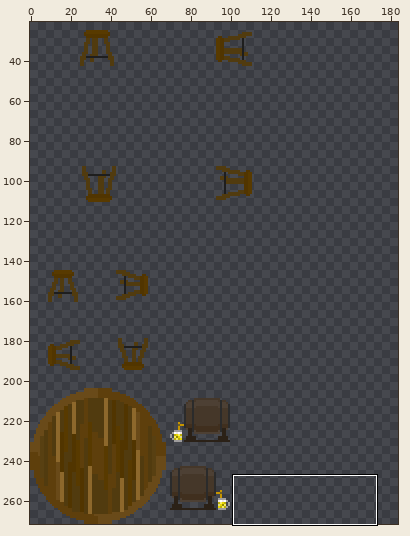
Two versions of one sprite sheet, Zapf_Uni_Greifswald/tilesets/Barausstattung.png. The first picture is a wide view before the edit; the outline marks the close-up.
Close-up. Before the edit:
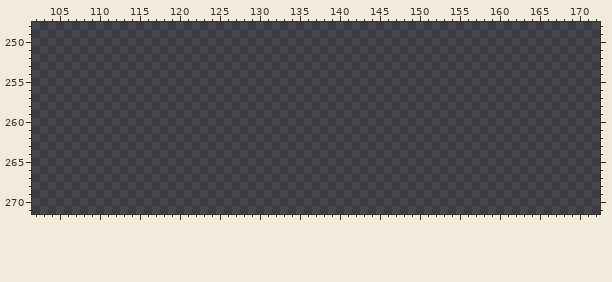
The file is 272x272 pixels. Colours within 5 levels of each other are drawn and written as one. Shown: x 102..172, y 248..271. The wide view leaves out empty margins. The commit also changed other parts of the picture, which this record leaves out.
And afterwards:
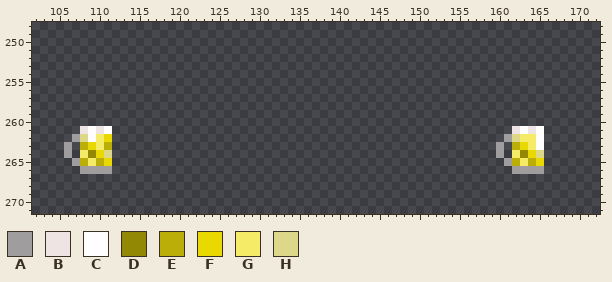
Palette (. is transparent): A #9f9d9d  B #eee4e4  C #fffdfd  D #928803  E #bbae08  F #ead900  G #f6eb67  H #ddd78a
Changes in this commit:
Changed rows in their new state; - is an unchanged pixel.
first column x 106:
261 --BCBC--------------------------------------------------BCBC
262 -AHCGF-------------------------------------------------AHGGC
263 A-EFGE------------------------------------------------A-EFGC
264 A-GDFH------------------------------------------------A-GDFH
265 -AEGEF-------------------------------------------------AEGEF
266 --AAAA--------------------------------------------------AAAA
Boxes around the changes in both close-ups, in picture pixels (x1, y1, x2, y2):
added: (64, 126, 112, 174)
added: (496, 126, 544, 174)
